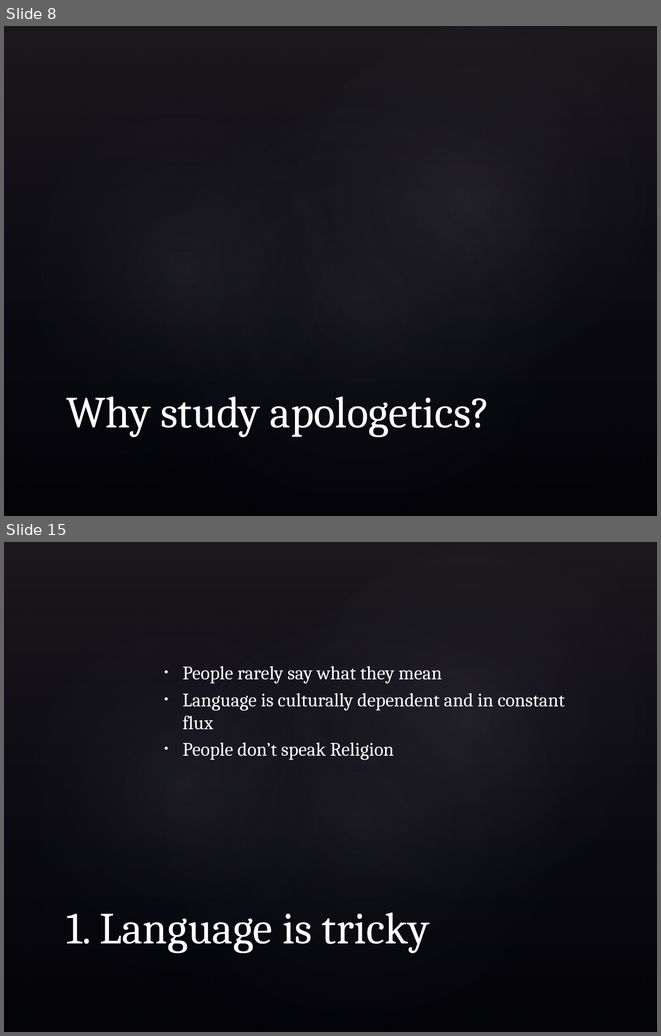
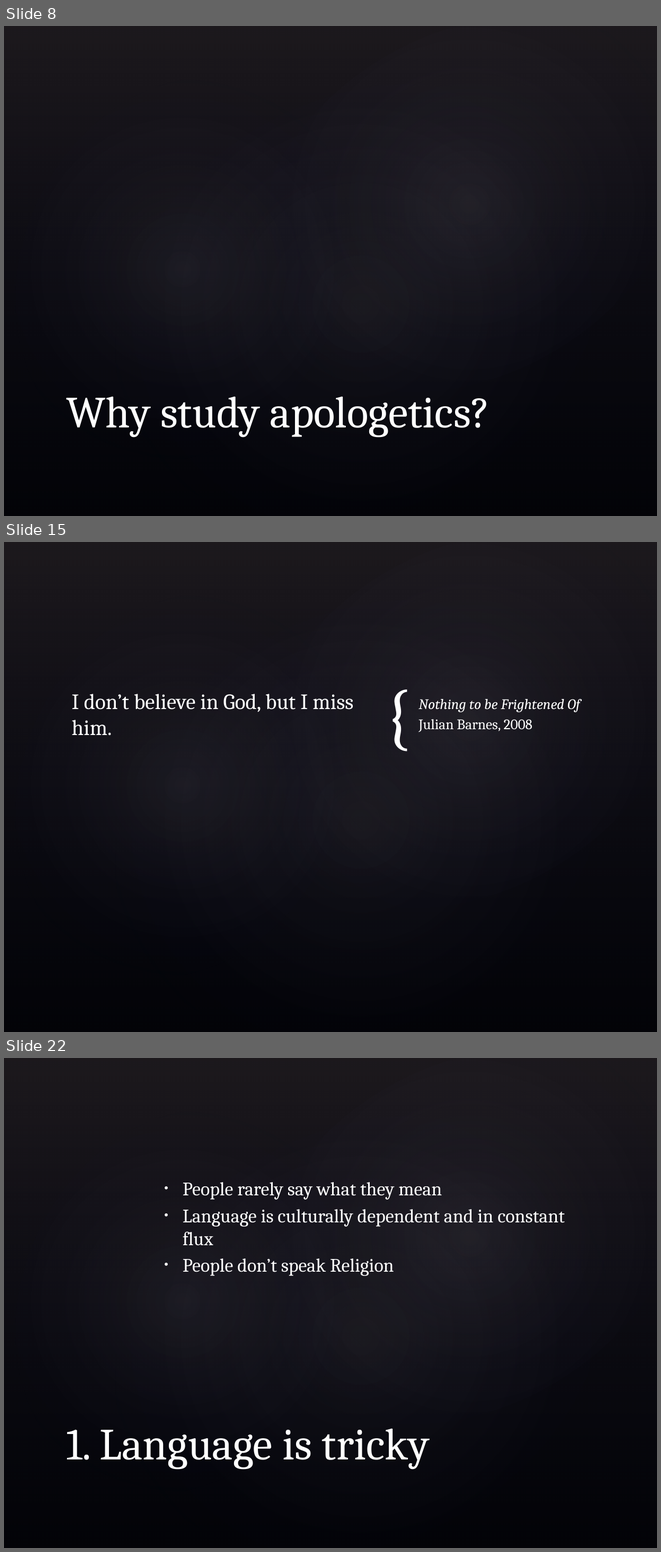
Before and after one commit to nickrobison/Presentations, a slide deck: BCSApologetics/RealApologetics.pptx. Shown one above the other, each under a label of ours: slides 8 and 15 before the commit, slides 8, 15 and 22 after it; the slides between them are not shown. The pictures are 661x1036 and 661x1552 pixels, drawn with LibreOffice and Linux fonts; fonts in the diff are those of the drawing; background and template pictures are left out. Boxes give left, top, right and bottom in pixels: in the first picture for what was removed or moved away, otherwise in the second. Text is boxed around its words. In the diff, an @@ line names an element or a change of style, - is before the commit and + after.

```diff
--- a/BCSApologetics/RealApologetics.pptx
+++ b/BCSApologetics/RealApologetics.pptx
@@ slide 15 added at (4, 542, 657, 1032), background picture (left out); not listed: 4 template elements that a slide beside it also shows @@
@@ text added at (385, 669, 417, 757), 80 pt, text #FFFFFF @@
+{
@@ text added at (72, 694, 353, 735), 24 pt, text #FFFFFF @@
+I don’t believe in God, but I miss him.
@@ text added at (418, 699, 580, 732), 16 pt, text #FFFFFF, italic @@
+Nothing to be Frightened Of
+Julian Barnes, 2008
@@ what was slide 15 is now slide 22 @@
```
Also in this commit, not shown: 8 slides changed, 9 other slides added.
